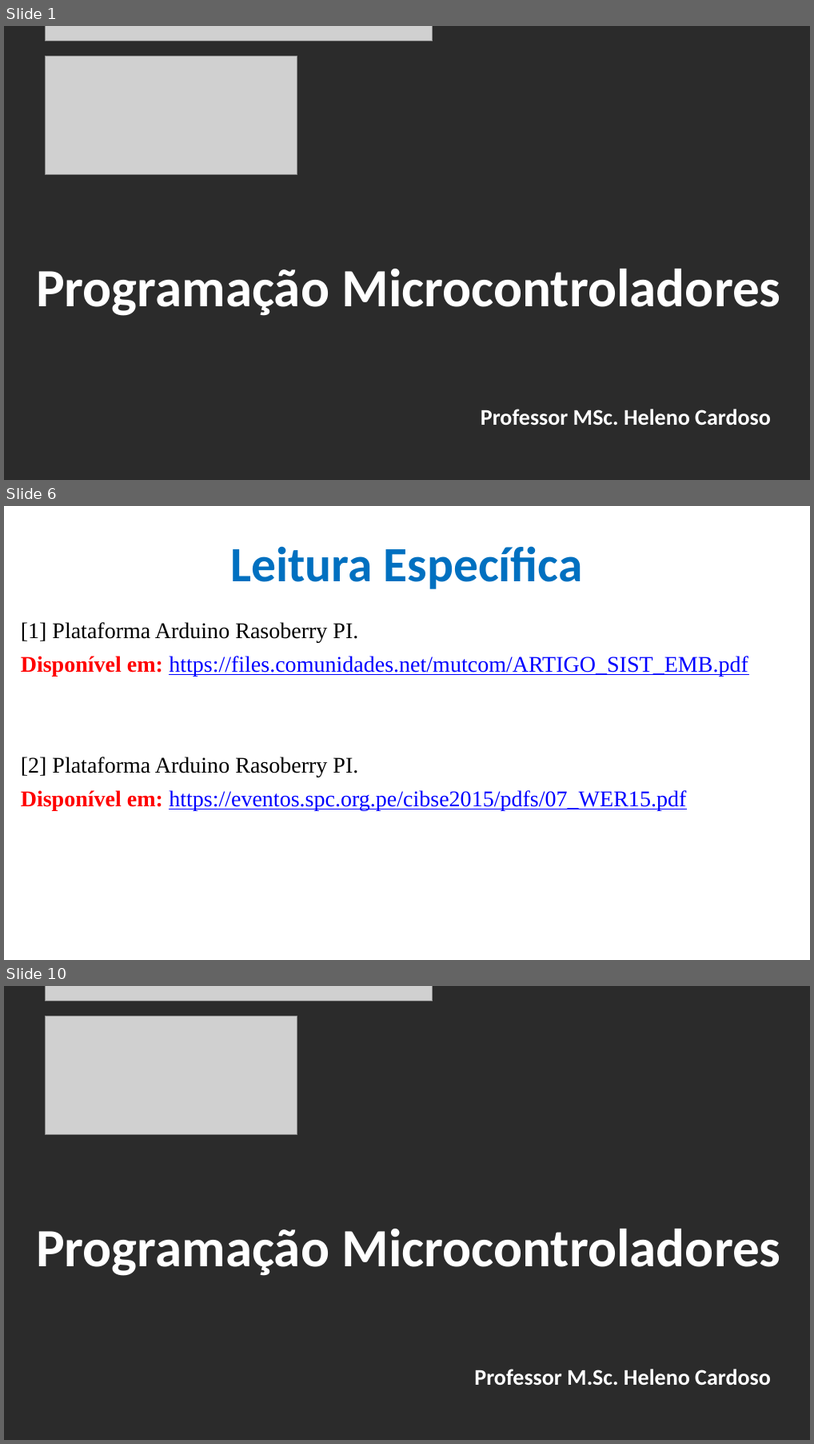
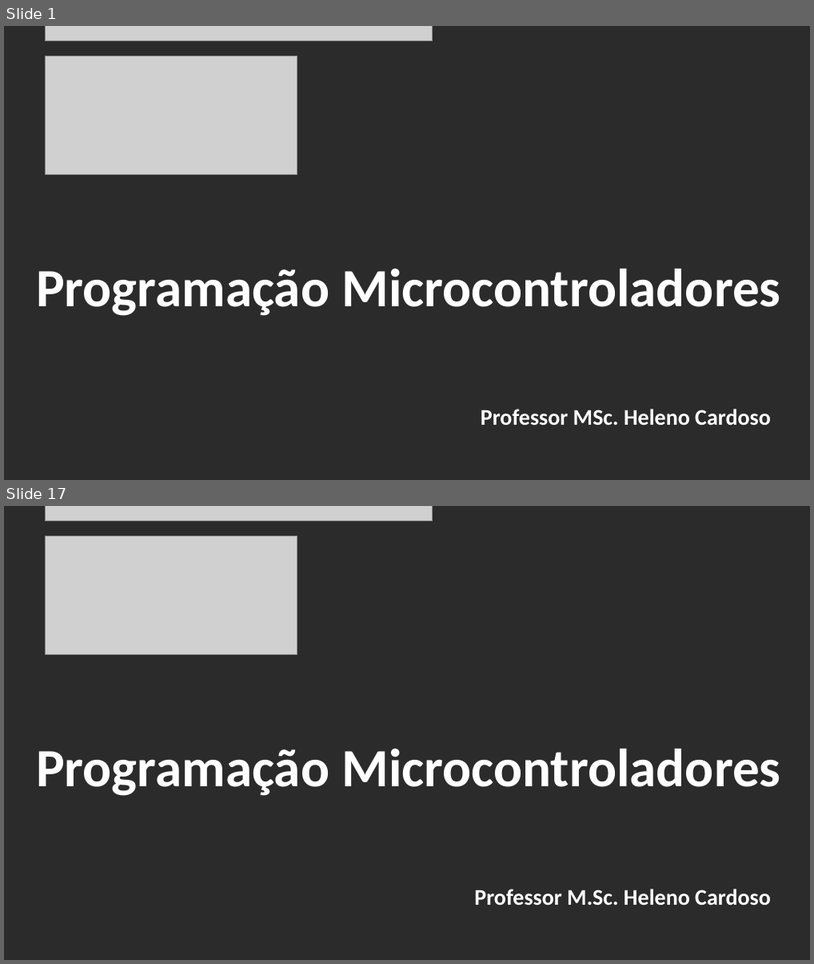
Before and after one commit to CloudEducationBrazil/WydenArea1ProgramacaoMicrocontroladores, a slide deck: 01 Classes/Aula 04 - Programação Microcontroladores - Arduíno Raspberry PI.pptx. Shown one above the other, each under a label of ours: slides 1, 6 and 10 before the commit, slides 1 and 17 after it; the slides between them are not shown. The pictures are 814x1444 and 814x964 pixels, drawn with LibreOffice and Linux fonts; fonts in the diff are those of the drawing; grey boxes stand for pictures; background and template pictures are left out; a plain dark background stands for a picture behind light text. Boxes give left, top, right and bottom in pixels: in the first picture for what was removed or moved away, otherwise in the second. Text is boxed around its words. In the diff, an @@ line names an element or a change of style, - is before the commit and + after.

```diff
--- a/01 Classes/Aula 04 - Programação Microcontroladores - Arduíno Raspberry PI.pptx
+++ b/01 Classes/Aula 04 - Programação Microcontroladores - Arduíno Raspberry PI.pptx
@@ slide 6 removed at (4,506,810,960), background picture (left out) @@
@@ title removed at (230,546,583,589) @@
-Leitura Específica
@@ text removed at (21,622,749,811) @@
-[1] Plataforma Arduino Rasoberry PI.
-Disponível em: https://files.comunidades.net/mutcom/ARTIGO_SIST_EMB.pdf
-[2] Plataforma Arduino Rasoberry PI.
-Disponível em: https://eventos.spc.org.pe/cibse2015/pdfs/07_WER15.pdf
@@ what was slide 10 is now slide 17 @@
```
Also in this commit, not shown: 6 slides changed, 9 slides added, 1 other slide removed.
